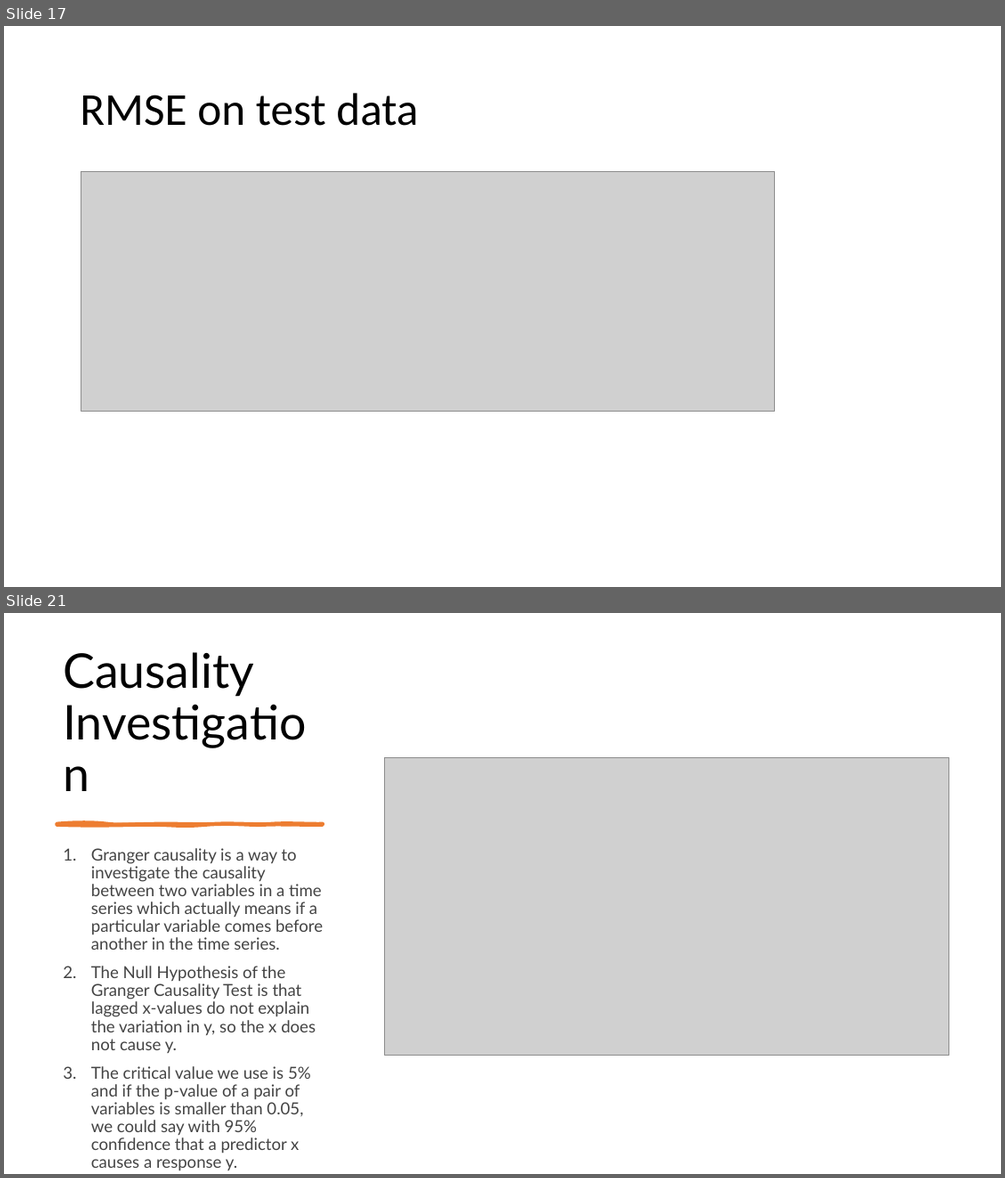
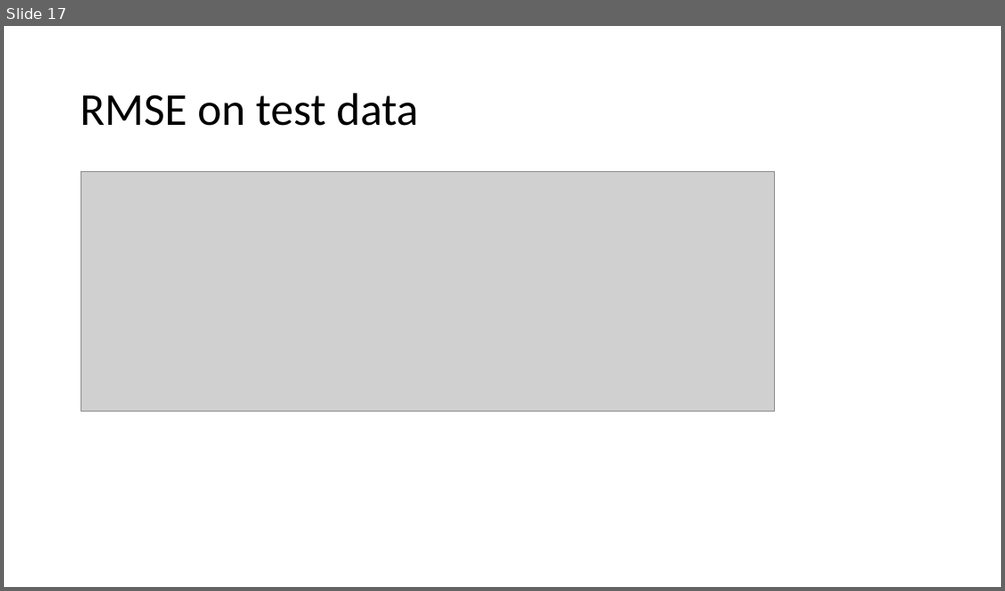
Before and after one commit to raidharmender/MultiVarTSPred, a slide deck: Multivar TS analysis and prediction.pptx. Shown one above the other, each under a label of ours: slides 17 and 21 before the commit, slide 17 after it; the slides between them are not shown. The pictures are 1005x1178 and 1005x591 pixels, drawn with LibreOffice and Linux fonts; fonts in the diff are those of the drawing; grey boxes stand for pictures. Boxes give left, top, right and bottom in pixels: in the first picture for what was removed or moved away, otherwise in the second. Text is boxed around its words. In the diff, an @@ line names an element or a change of style, - is before the commit and + after.

Commit message:
Updated

```diff
--- a/Multivar TS analysis and prediction.pptx
+++ b/Multivar TS analysis and prediction.pptx
@@ slide 21 removed at [4, 613, 1001, 1174], background #FFFFFF @@
@@ title removed at [63, 652, 254, 697] @@
-Causality Investigation
@@ picture removed at [385, 757, 949, 1055] @@
@@ freeform shape removed at [57, 823, 323, 825] @@
@@ text removed at [91, 848, 323, 1152] @@
-1. Granger causality is a way to investigate the causality between two variables in a time series which actually means if a particular variable comes before another in the time series.
-2. The Null Hypothesis of the Granger Causality Test is that lagged x-values do not explain the variation in y, so the x does not cause y.
-3. The critical value we use is 5% and if the p-value of a pair of variables is smaller than 0.05, we could say with 95% confidence that a predictor x causes a response y.
```
Also in this commit, not shown: 1 slide added, 6 other slides removed.
